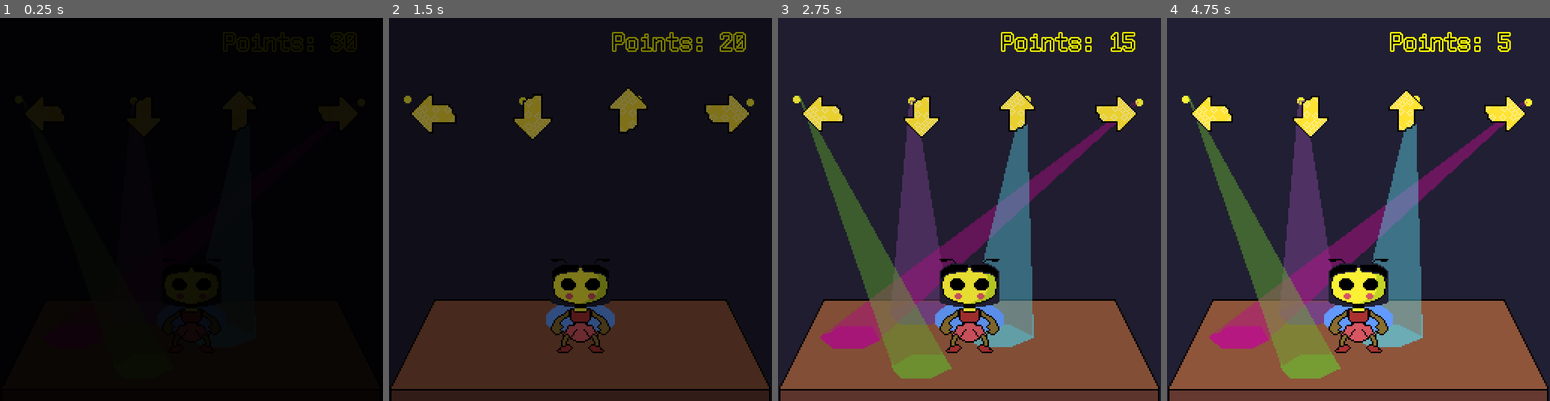
Above: before the commit, frames 1-4 (left to right).
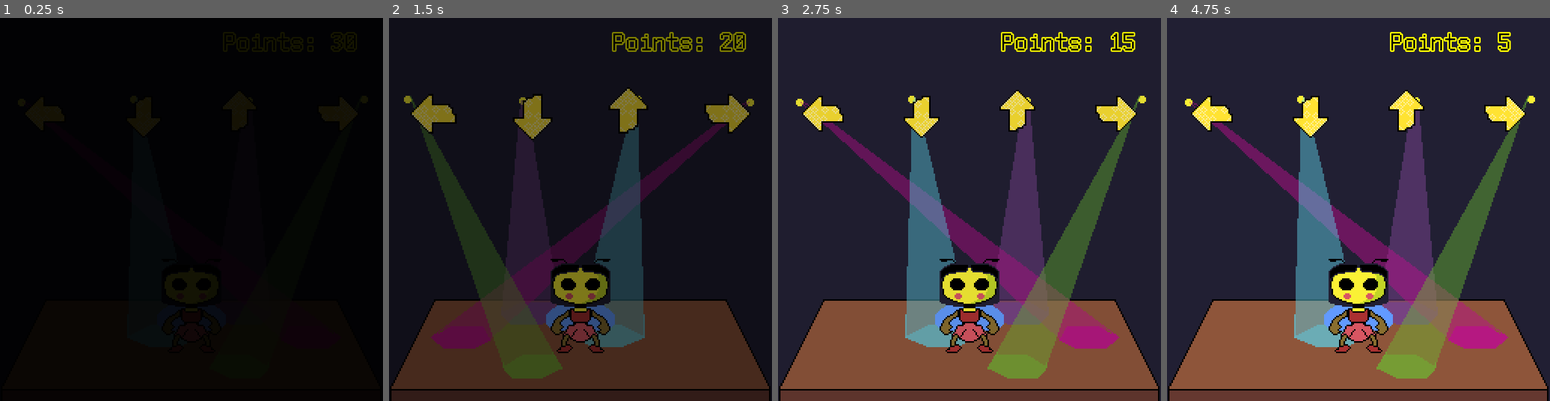
Above: after the commit, the same moments.

Repository: Hackerspace-IFUSP/gameoff
Game: Godot game, scene res://Scenes/Battle_system.tscn
Same seed, same stepped clock (60 frames per second), same inputs: the game is played once before the commit and once after it. This scene is started directly instead of the project's main scene.
Inputs:
- Up to frame 1 (0.25 s): no input
- Up to frame 2 (1.5 s): hold D (move_right) 0.53-1.28 s; hold E (Action) 0.53-1.28 s; hold S (move_down) from 1.28 s (still down); tap E (Action) at 1.35 s
- Up to frame 3 (2.75 s): release S (move_down) at 2.03 s; hold D (move_right) from 2.03 s (still down); hold E (Action) from 2.03 s (still down)
- Up to frame 4 (4.75 s): release D (move_right) at 2.78 s; release E (Action) at 2.78 s; hold W (move_up) 2.78-3.53 s; tap E (Action) at 2.85, 4.35 s; hold E (Action) 3.53-4.28 s; hold A (move_left) from 3.53 s (still down)

The runs differ from the first frame. In frame 2, 12% of the frame differs, in the area x 5-95%, y 20-95%; in frame 3, 25%; in frame 4, 26%, in the area x 3-97%, y 20-95%.

Commit message:
bug fixes and release version exes

Diff:
--- a/Scenes/Battle_system.tscn
+++ b/Scenes/Battle_system.tscn
@@ -2325,7 +2325,7 @@
 [node name="Stage" type="AnimatedSprite" parent="."]
 position = Vector2( 128, 64 )
 frames = SubResource( 16 )
-frame = 3
+frame = 5
 speed_scale = 0.5
 playing = true
 
--- a/Scripts/Entity.gd
+++ b/Scripts/Entity.gd
@@ -8,6 +8,6 @@
 func _ready():
 	pass
 
-func _physics_process(delta):
+func _physics_process(_delta):
 	move_and_slide(self.velocity, Vector2.UP)
-	pass
+	return 0
--- a/Scripts/Flower.gd
+++ b/Scripts/Flower.gd
@@ -27,7 +27,7 @@
 
 func _input(key_press):
 	if key_press.is_action_pressed("Action") and event == event_on and has_player:
-		GAME.polen += int(rand_range(1,5))
+		GAME.polen += int(rand_range(8,14))
 		$shaking.hide()
 		$particles.emitting = false
 		$stop.show()
--- a/Scripts/GAME.gd
+++ b/Scripts/GAME.gd
@@ -22,7 +22,7 @@
 func _ready():
 	pass
 
-func _process(delta):
+func _process(_delta):
 	if honey > 999:
 		honey = 999
 
--- a/Scripts/Hive.gd
+++ b/Scripts/Hive.gd
@@ -22,7 +22,7 @@
 		if GAME.level4 != 0:
 			$Domain.show()
 
-func _process(delta):
+func _process(_delta):
 	if Input.is_action_just_pressed("Action") and event == event_on:
 		if hive == 0:
 			$Hive_menu/Principal.show()
--- a/Scripts/Park.gd
+++ b/Scripts/Park.gd
@@ -16,14 +16,14 @@
 		get_tree().change_scene("res://Scenes/End_screen.tscn")
 
 
-func _process(delta):
-	shadows()
+func _process(_delta):
+	shadows_func()
 	persons_position()
 	$"CanvasLayer/Hudbar/HoneyHud/Label".text = str(GAME.honey)
 	$"CanvasLayer/Hudbar/PolenHud/Label2".text = str(GAME.polen)
 	$"CanvasLayer/Hudbar/Bee/Label3".text = str(GAME.dancers)
 
-func shadows():
+func shadows_func():
 	if shadows == max_shadows:
 		shadow_index += 1
 		if shadow_index >= 30:
--- a/Scripts/Player.gd
+++ b/Scripts/Player.gd
@@ -7,7 +7,7 @@
 func _ready():
 	pass
 
-func _process(delta):
+func _process(_delta):
 	if beat == on_beat:
 		beat_index += 1
 		if beat_index >= 30:
@@ -24,7 +24,7 @@
 	self.move(delta)
 	pass
 
-func move(delta):
+func move(_delta):
 	self.velocity.x = (Input.get_action_strength("move_right") - Input.get_action_strength("move_left")) * self.maxSpeed
 	self.velocity.y = (Input.get_action_strength("move_down") - Input.get_action_strength("move_up")) * self.maxSpeed
 
--- a/project.godot
+++ b/project.godot
@@ -33,7 +33,6 @@
 
 window/size/width=256
 window/size/height=256
-window/size/fullscreen=true
 window/size/test_width=512
 window/size/test_height=512
 window/stretch/mode="2d"
Not shown, changed: EXE/BTS2.exe
Not shown, changed: EXE/BTS2.pck
Not shown, changed: EXE/EXE.zip
Not shown, changed: HTML/HTML.zip
Not shown, changed: HTML/index.html
Not shown, changed: HTML/index.pck
Not shown, changed: LINUX/BTS2.pck
Not shown, changed: LINUX/BTS2.x86_64
Not shown, changed: LINUX/LINUX.zip
